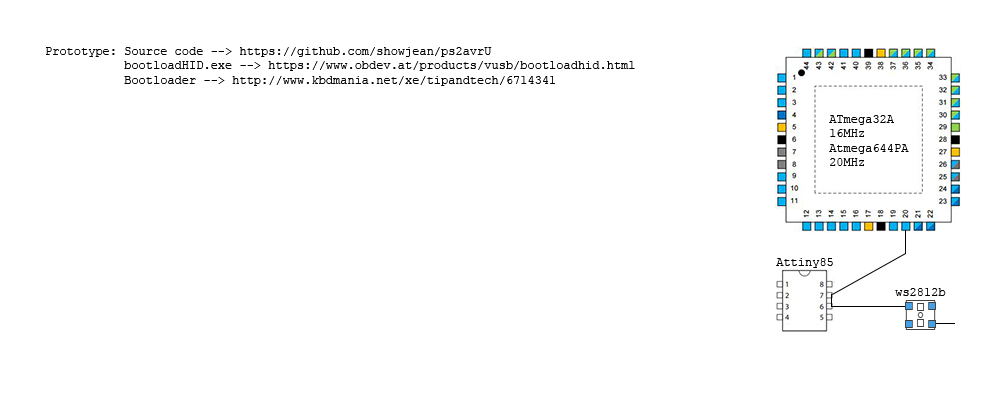
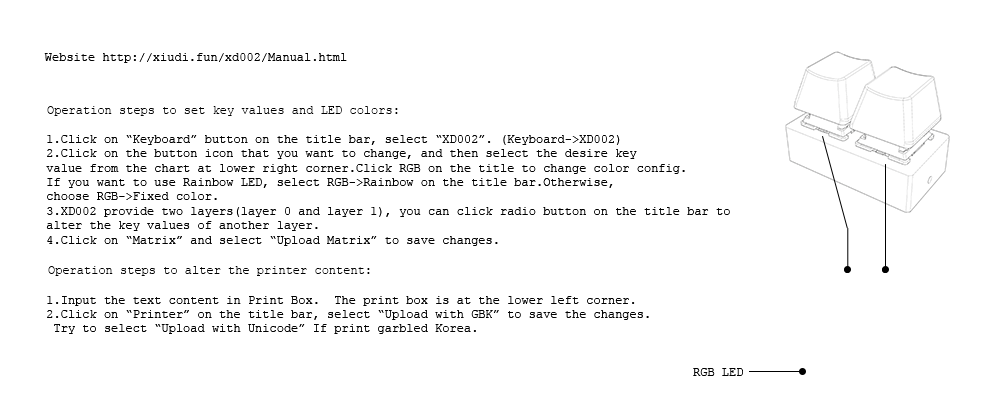
Comparing the layer stacks of the two (1004, 399) images. Changes:
hid "Shape 1" over [936,323,955,324]
hid "ws2812b" over [895,288,946,330]
hid "bfake" over [46,47,962,334]
added layer "Operation steps to alter the printer content:" above "Operation steps to set key values and LED colors:" over [48,266,370,276]
added layer "Operation steps to set key values and LED colors:" above "图层 1" over [47,106,398,116]
added layer "图层 1" above "xd002" over [46,106,443,276]
showed "xd002" over [44,47,962,376]
